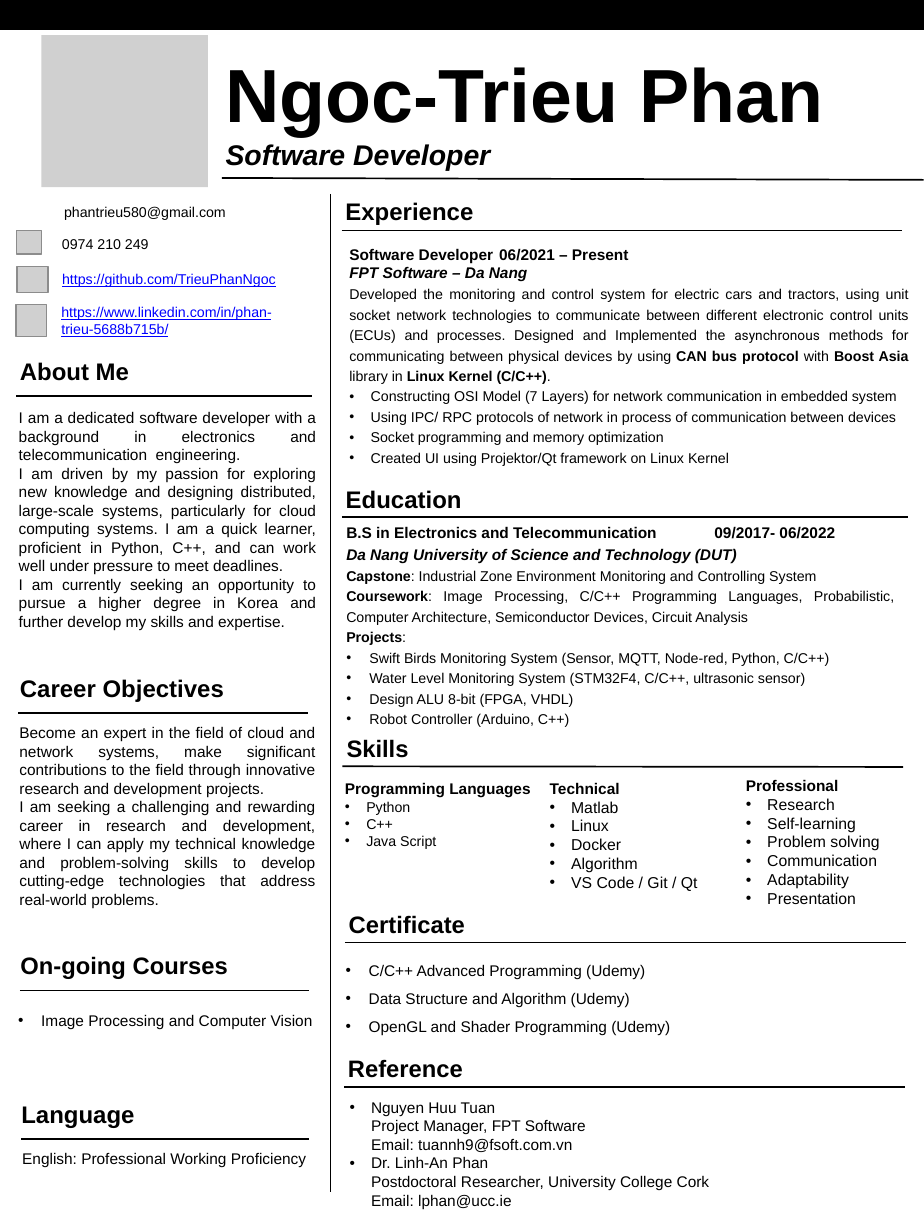
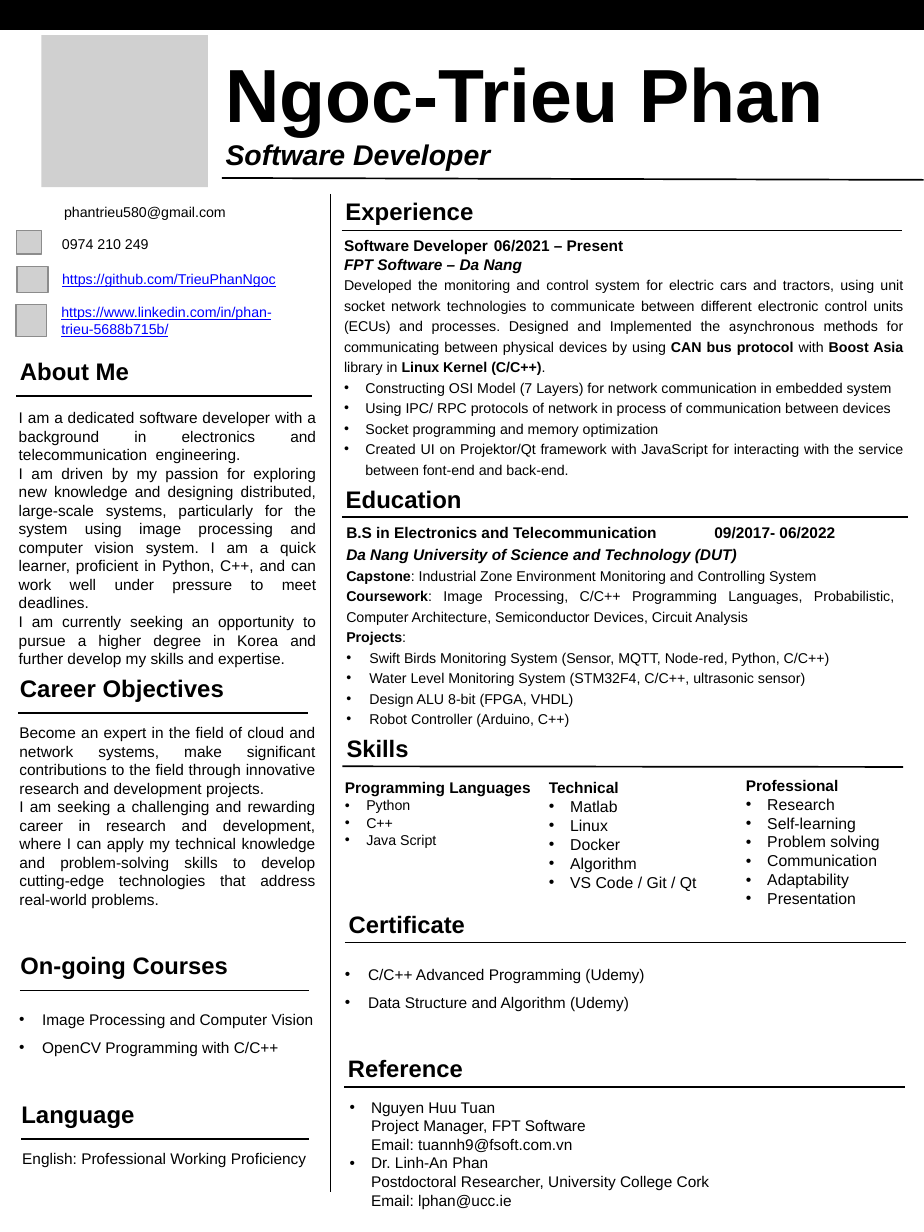
Before and after one commit to TrieuPhanNgoc/_docs_sources, a slide deck: slide 1 of _self/_for_studying/_lab_applying/_ IVC_Lab_Sejong_Univer_Aimed/NgocTrieu_CV.pptx. Drawn at 924x1232 pixels with LibreOffice and Linux fonts; fonts in the diff are those of the drawing; grey boxes stand for pictures; background and template pictures are left out. Boxes give left, top, right and bottom in pixels: in the first picture for what was removed or moved away, otherwise in the second. Text is boxed around its words. In the diff, an @@ line names an element or a change of style, - is before the commit and + after.

```diff
--- a/_self/_for_studying/_lab_applying/_ IVC_Lab_Sejong_Univer_Aimed/NgocTrieu_CV.pptx
+++ b/_self/_for_studying/_lab_applying/_ IVC_Lab_Sejong_Univer_Aimed/NgocTrieu_CV.pptx
@@ text "Software Developer 06/2021 – Present": place and size @@
-text "Software Developer 06/2021 – Present" at box(349, 248, 909, 466)
+text "Software Developer 06/2021 – Present" at box(344, 239, 904, 475)
@@ text at box(365, 443, 903, 475): text changed @@
-• Created UI using Projektor/Qt framework on Linux Kernel
+• Created UI on Projektor/Qt framework with JavaScript for interacting with the service between font-end and back-end.
@@ text at box(19, 467, 316, 608): text changed @@
-I am driven by my passion for exploring new knowledge and designing distributed, large-scale systems, particularly for cloud computing systems. I am a quick learner, proficient in Python, C++, and can work well under pressure to meet deadlines.
+I am driven by my passion for exploring new knowledge and designing distributed, large-scale systems, particularly for the system using image processing and computer vision system. I am a quick learner, proficient in Python, C++, and can work well under pressure to meet deadlines.
@@ text at box(42, 1041, 279, 1056): paragraph added @@
+• OpenCV Programming with C/C++
@@ text at box(369, 1020, 670, 1035): paragraph removed @@
-      • OpenGL and Shader Programming (Udemy)
```
Also in this commit, not shown: 21 other files.
